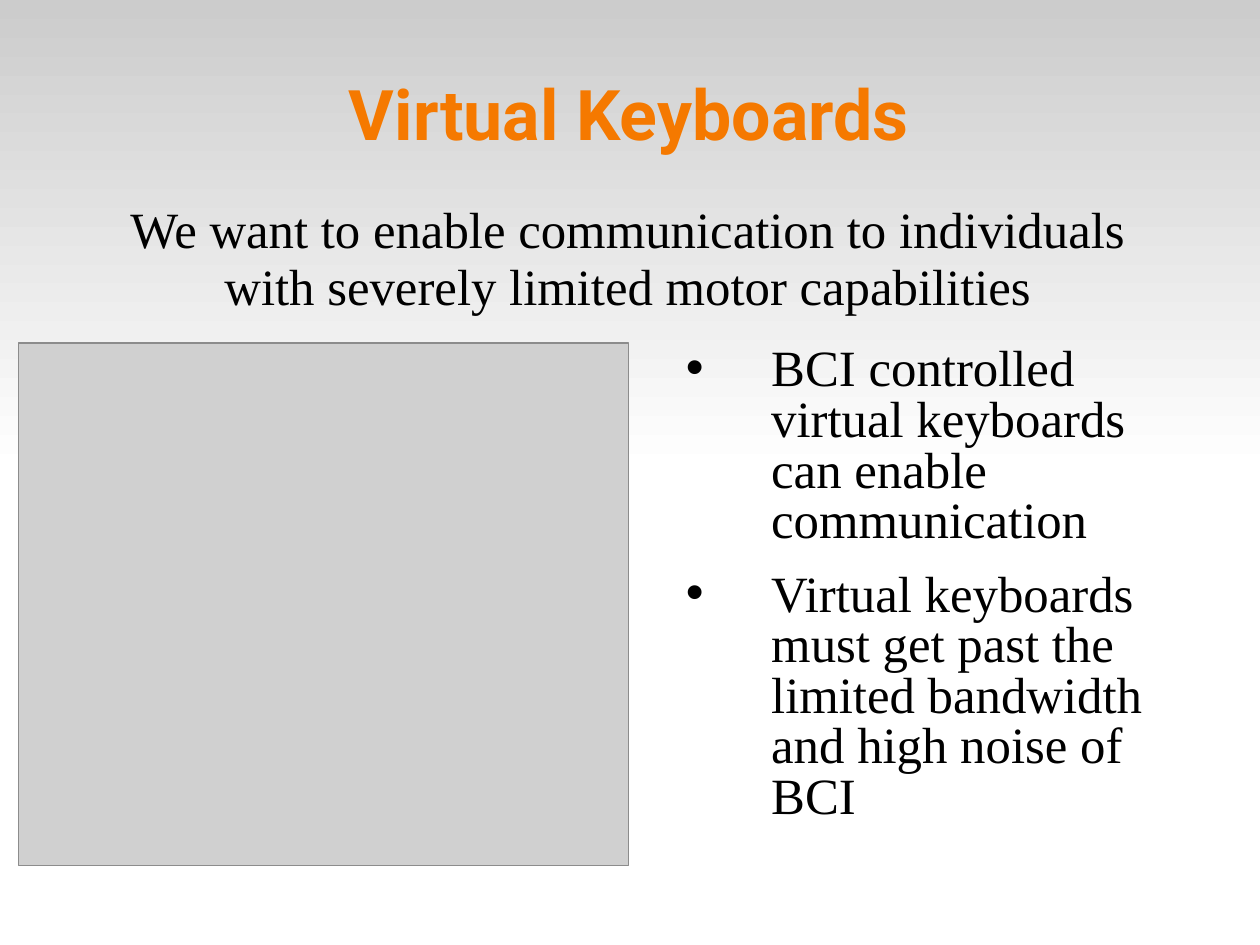
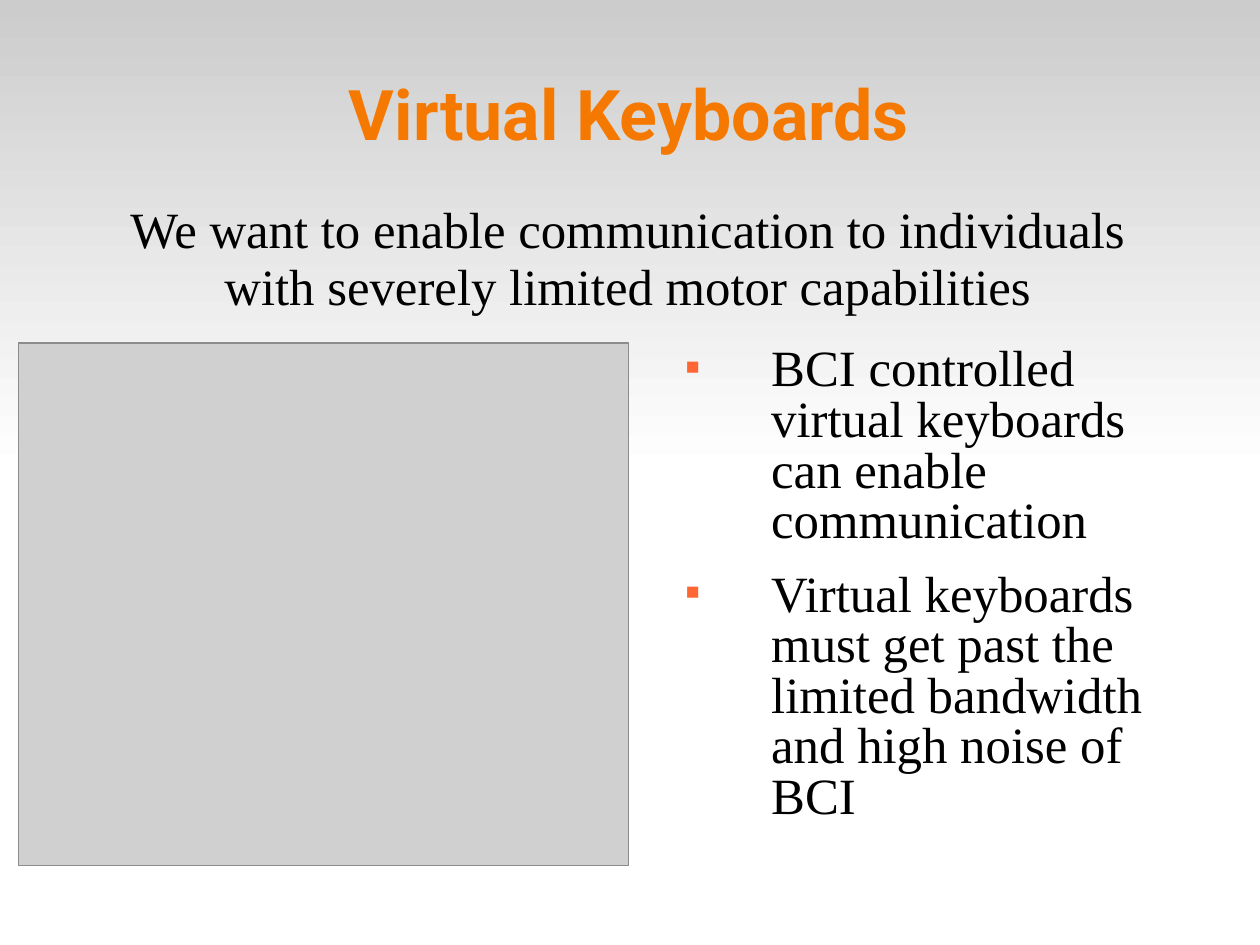
Before and after one commit to abdullah38rcc/BCI-Virtual-Keyboard, a slide deck: slide 1 of master's/docs/virtKey.ppt. Drawn at 1260x945 pixels with LibreOffice and Linux fonts; fonts in the diff are those of the drawing; grey boxes stand for pictures. Boxes give left, top, right and bottom in pixels: in the first picture for what was removed or moved away, otherwise in the second. Text is boxed around its words. In the diff, an @@ line names an element or a change of style, - is before the commit and + after.

```diff
--- a/master's/docs/virtKey.ppt
+++ b/master's/docs/virtKey.ppt
@@ text "BCI controlled virtual keyboards can ..." at (771,350,1142,815): bullet • to ■; bullet colour #000000 to #FF6633 @@
```
Also in this commit, not shown: 3 other slides changed, 1 other file.
